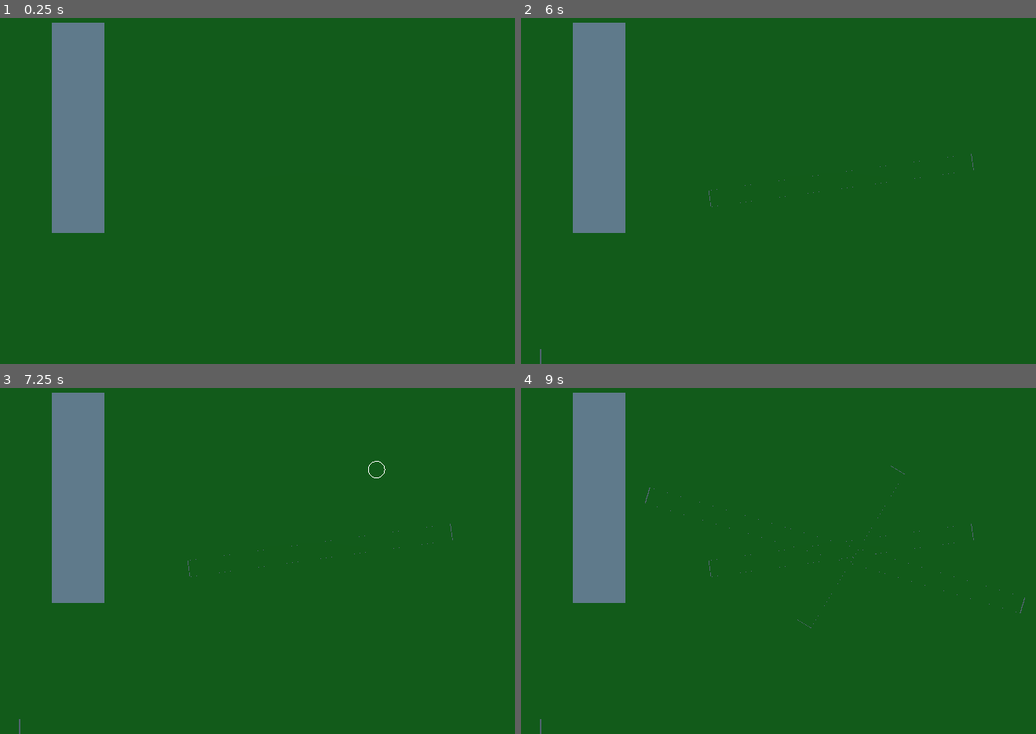
Above: before the commit, frames 1-4 (two rows, left to right).
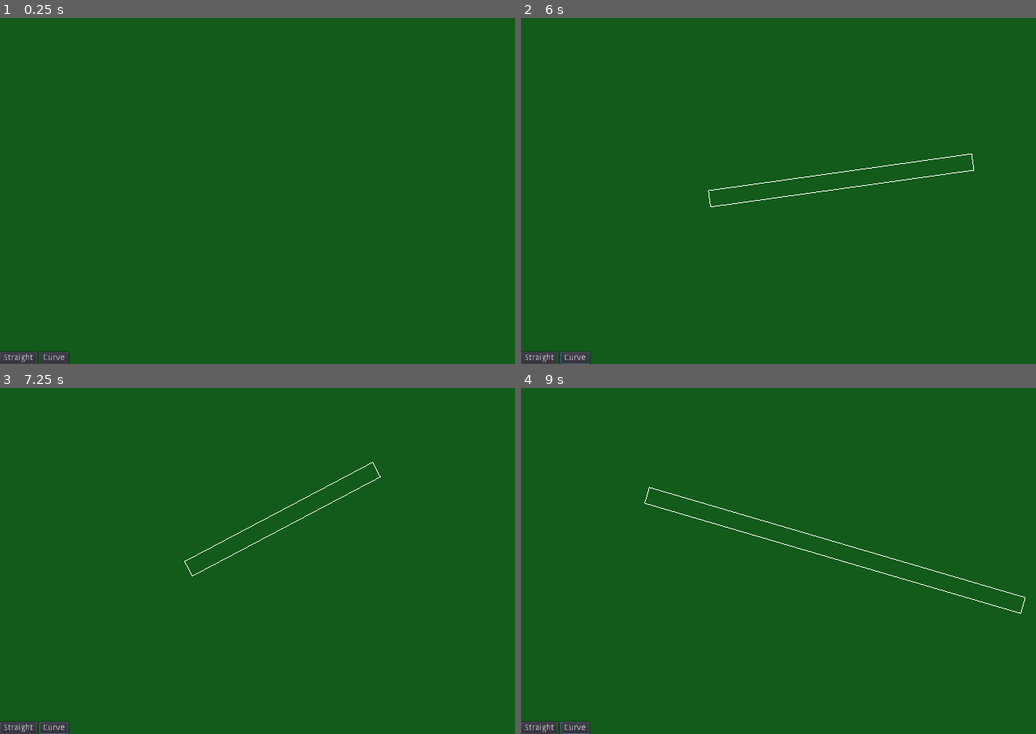
Above: after the commit, the same moments.

Repository: jeffie9/city-builder
Game: Godot game, scene res://road-builder.tscn
Two runs of this game, one before a commit and one after it. Both use one fixed random seed, a clock stepped at 60 frames per second and the inputs below.
Inputs (mouse positions are in pixels of both pictures, inside the frame that each line leads up to):
- Up to frame 1 (0.25 s): no input
- Up to frame 2 (6 s): click (541, 357) at 0.5 s, where only the run after the commit has a clickable "Straight"; click (572, 357) at 1.25 s, where only the run after the commit has a clickable "Curve"; click (541, 357) at 2 s, where only the run after the commit has a clickable "Straight"; click (572, 357) at 2.75 s, where only the run after the commit has a clickable "Curve"; click (541, 357) at 3.5 s, where only the run after the commit has a clickable "Straight"; click (572, 357) at 4.25 s, where only the run after the commit has a clickable "Curve"; tap Enter at 5 s; move the mouse to (974, 163) at 5.02 s; hold S (cam_down) 5.03-5.78 s; click (974, 163) at 5.17 s; tap Space at 5.75 s; move the mouse to (711, 197) at 5.77 s; tap A (cam_left) at 5.85 s; click (711, 197) at 5.92 s
- Up to frame 3 (7.25 s): tap Enter at 6.5 s; move the mouse to (375, 471) at 6.52 s; hold D (cam_right) from 6.53 s (still down); click (375, 471) at 6.67 s
- Up to frame 4 (9 s): tap Space at 7.25, 8.75 s; move the mouse to (804, 623) at 7.27 s; release D (cam_right) at 7.28 s; tap W (cam_up) at 7.35 s; click (804, 623) at 7.42 s; tap Enter at 8 s; move the mouse to (1025, 605) at 8.02 s; hold Mouse wheel up (cam_zoom_in) 8.03-8.78 s; click (1025, 605) at 8.17 s; move the mouse to (644, 495) at 8.77 s; tap Mouse wheel down (cam_zoom_out) at 8.85 s; click (644, 495) at 8.92 s

The runs differ from the first frame. In frame 1, 6.7% of the frame differs, in the area x 0-21%, y 1-100%; in frame 2, 6.9%; in frame 3, 6.9%; in frame 4, 7.1%, in the area x 0-99%, y 1-100%.

Commit message:
add GUI and simple snapping

Diff:
--- /dev/null
+++ b/road-builder/GUI.gd
@@ -0,0 +1,27 @@
+extends MarginContainer
+
+signal straight_selected
+signal curve_selected
+
+# Declare member variables here. Examples:
+# var a = 2
+# var b = "text"
+
+
+# Called when the node enters the scene tree for the first time.
+func _ready():
+	pass # Replace with function body.
+
+
+# Called every frame. 'delta' is the elapsed time since the previous frame.
+#func _process(delta):
+#	pass
+
+
+func _on_StraightButton_pressed():
+	emit_signal("straight_selected")
+
+
+
+func _on_CurveButton_pressed():
+	emit_signal("curve_selected")
--- /dev/null
+++ b/road-builder/GUI.tscn
@@ -0,0 +1,38 @@
+[gd_scene load_steps=2 format=2]
+
+[ext_resource path="res://GUI.gd" type="Script" id=1]
+
+[node name="GUI" type="MarginContainer"]
+anchor_top = 1.0
+anchor_right = 1.0
+anchor_bottom = 1.0
+margin_top = -20.0
+script = ExtResource( 1 )
+__meta__ = {
+"_edit_use_anchors_": false
+}
+
+[node name="HBoxContainer" type="HBoxContainer" parent="."]
+margin_right = 1024.0
+margin_bottom = 20.0
+
+[node name="VBoxContainer" type="VBoxContainer" parent="HBoxContainer"]
+margin_right = 112.0
+margin_bottom = 20.0
+
+[node name="HBoxContainer" type="HBoxContainer" parent="HBoxContainer/VBoxContainer"]
+margin_right = 112.0
+margin_bottom = 20.0
+
+[node name="StraightButton" type="Button" parent="HBoxContainer/VBoxContainer/HBoxContainer"]
+margin_right = 60.0
+margin_bottom = 20.0
+text = "Straight"
+
+[node name="CurveButton" type="Button" parent="HBoxContainer/VBoxContainer/HBoxContainer"]
+margin_left = 64.0
+margin_right = 112.0
+margin_bottom = 20.0
+text = "Curve"
+[connection signal="pressed" from="HBoxContainer/VBoxContainer/HBoxContainer/StraightButton" to="." method="_on_StraightButton_pressed"]
+[connection signal="pressed" from="HBoxContainer/VBoxContainer/HBoxContainer/CurveButton" to="." method="_on_CurveButton_pressed"]
--- a/road-builder/project.godot
+++ b/road-builder/project.godot
@@ -51,6 +51,16 @@
 "events": [ Object(InputEventMouseButton,"resource_local_to_scene":false,"resource_name":"","device":0,"alt":false,"shi …(212 unchanged characters)…
  ]
 }
+ui_save={
+"deadzone": 0.5,
+"events": [ Object(InputEventKey,"resource_local_to_scene":false,"resource_name":"","device":0,"alt":false,"shift":false,"control":true,"meta":false,"command":true,"pressed":false,"scancode":83,"unicode":0,"echo":false,"script":null)
+ ]
+}
+ui_load={
+"deadzone": 0.5,
+"events": [ Object(InputEventKey,"resource_local_to_scene":false,"resource_name":"","device":0,"alt":false,"shift":false,"control":true,"meta":false,"command":true,"pressed":false,"scancode":79,"unicode":0,"echo":false,"script":null)
+ ]
+}
 
 [rendering]
 
--- a/road-builder/road-builder.gd
+++ b/road-builder/road-builder.gd
@@ -2,7 +2,7 @@
 
 var anchor_point : Vector3
 var inter_point : Vector3
-var m = SpatialMaterial.new()
+
 # TODO better state definitions
 var state = 0
 var mode = 0   # 0 = straight, 1 = curve
@@ -13,34 +13,19 @@
 var road002 = preload("res://assets/road002.material")
 
 func _ready():
-	m.flags_unshaded = true
-	m.flags_use_point_size = true
-	m.albedo_color = Color(1.0, 1.0, 1.0, 1.0)
-
-	var material = SpatialMaterial.new()
-	material.albedo_color = Color(1,0,0,1)
-	var surfTool = SurfaceTool.new()
-	surfTool.begin(Mesh.PRIMITIVE_TRIANGLE_STRIP)
-	#surfTool.add_color(Color(1, 0, 0, 1))
-	surfTool.set_material(roadMaterial)
-	surfTool.add_normal(Vector3.UP)
-	surfTool.add_uv(Vector2.ZERO)
-	# first triangle is drawn counter-clockwise
-	surfTool.add_vertex(Vector3(-5,3,-3))
-	surfTool.add_vertex(Vector3(-4,3,-3))
-	surfTool.add_vertex(Vector3(-5,3,1))
-	surfTool.add_vertex(Vector3(-4,3,1))
-	var meshInstance = MeshInstance.new()
-	meshInstance.mesh = surfTool.commit()
-	add_child(meshInstance)
-
-
+	pass
+
+func _input(event):
+	if event.is_action_pressed("ui_save"):
+		save_game()
+	elif event.is_action_pressed("ui_load"):
+		load_game()
+		load_roads()
 
 func _on_StaticBody_input_event(camera, event, click_position, click_normal, shape_idx):
 	if event is InputEventMouseMotion:
 		if state == 0:
 			var im = get_node("cursor")
-			im.set_material_override(m)
 			im.clear()
 			# draw a circle
 			var numpoints = 64
@@ -60,7 +45,11 @@
 	if event is InputEventMouseButton and event.button_index == BUTTON_LEFT and event.pressed:
 		if state == 0:
 			state = 1
-			anchor_point = click_position
+			var pt = $Roads.get_closest_point(click_position)
+			if pt.distance_to(click_position) < 1:
+				anchor_point = pt
+			else:
+				anchor_point = click_position
 
 		elif state == 1:
 			state = 0
@@ -81,10 +70,13 @@
 #			var meshInstance = MeshInstance.new()
 #			meshInstance.mesh = surfTool.commit()
 #			add_child(meshInstance)
-			var csg = make_csg_polygon_from_two_points(anchor_point, click_position)
+			var pt = $Roads.get_closest_point(click_position)
+			if click_position.distance_to(pt) > 1:
+				pt = click_position
+			$Roads.add_straight(anchor_point, pt)
+			var csg = make_csg_polygon_from_two_points(anchor_point, pt)
 			csg.material = roadMaterial
-			add_child(csg)
-			anchor_point = click_position
+			$Roads.add_child(csg)
 
 
 #			var length = anchor_point.distance_to(click_position)
@@ -126,7 +118,11 @@
 	if event is InputEventMouseButton and event.button_index == BUTTON_LEFT and event.pressed:
 		if state == 0:
 			state = 1
-			anchor_point = click_position
+			var pt = $Roads.get_closest_point(click_position)
+			if pt.distance_to(click_position) < 1:
+				anchor_point = pt
+			else:
+				anchor_point = click_position
 
 		elif state == 1:
 			state = 2
@@ -136,9 +132,13 @@
 			state = 0
 			var im = get_node("cursor")
 			im.clear()
-			var csg = make_csg_polygon_from_points(anchor_point, inter_point, click_position)
+			var pt = $Roads.get_closest_point(click_position)
+			if click_position.distance_to(pt) > 1:
+				pt = click_position
+			$Roads.add_curve(anchor_point, inter_point, pt)
+			var csg = make_csg_polygon_from_points(anchor_point, inter_point, pt)
 			csg.material = roadMaterial
-			add_child(csg)
+			$Roads.add_child(csg)
 
 
 	if event is InputEventMouseMotion:
@@ -281,3 +281,80 @@
 	poly.set(3, Vector2( track_half_width, 0.0))
 	csg.polygon = poly
 	return csg
+
+
+func save_game():
+	var save_game = File.new()
+	save_game.open("user://savegame.save", File.WRITE)
+	var save_nodes = get_tree().get_nodes_in_group("Persist")
+	for node in save_nodes:
+		# Check the node is an instanced scene so it can be instanced again during load
+#		if node.filename.empty():
+#			print("persistent node '%s' is not an instanced scene, skipped" % node.name)
+#			continue
+
+		# Check the node has a save function
+		if !node.has_method("save"):
+			print("persistent node '%s' is missing a save() function, skipped" % node.name)
+			continue
+
+		# Call the node's save function
+		var node_data = node.call("save")
+
+		# Store the save dictionary as a new line in the save file
+		save_game.store_line(to_json(node_data))
+	save_game.close()
+
+func load_game():
+	var save_game = File.new()
+	if not save_game.file_exists("user://savegame.save"):
+		return # Error! We don't have a save to load.
+
+	# We need to revert the game state so we're not cloning objects
+	# during loading. This will vary wildly depending on the needs of a
+	# project, so take care with this step.
+	# For our example, we will accomplish this by deleting saveable objects.
+	var save_nodes = get_tree().get_nodes_in_group("Persist")
+#	for i in save_nodes:
+#		i.queue_free()
+
+	# Load the file line by line and process that dictionary to restore
+	# the object it represents.
+	save_game.open("user://savegame.save", File.READ)
+	while save_game.get_position() < save_game.get_len():
+		# Get the saved dictionary from the next line in the save file
+		var node_data = parse_json(save_game.get_line())
+
+		# Firstly, we need to create the object and add it to the tree and set its position.
+#		var new_object = load(node_data["filename"]).instance()
+#		get_node(node_data["parent"]).add_child(new_object)
+#		new_object.position = Vector2(node_data["pos_x"], node_data["pos_y"])
+
+		# This node is part of the main scene
+		var new_object = get_node(node_data["path"])
+
+		# Now we set the remaining variables.
+		for i in node_data.keys():
+			if i == "filename" or i == "parent" or i == "path":
+				continue
+			new_object.set(i, node_data[i])
+	save_game.close()
+
+func load_roads():
+	for seg in $Roads.road_segments:
+		var csg
+		if seg.size() == 3:
+			csg = make_csg_polygon_from_points(seg[0], seg[1], seg[2])
+		elif seg.size() == 2:
+			csg = make_csg_polygon_from_two_points(seg[0], seg[1])
+		csg.material = roadMaterial
+		$Roads.add_child(csg)
+
+func _on_GUI_curve_selected():
+	mode = 1
+	state = 0
+
+
+func _on_GUI_straight_selected():
+	mode = 0
+	state = 0
--- a/road-builder/road-builder.tscn
+++ b/road-builder/road-builder.tscn
@@ -1,6 +1,8 @@
-[gd_scene load_steps=6 format=2]
+[gd_scene load_steps=9 format=2]
 
 [ext_resource path="res://road-builder.gd" type="Script" id=1]
+[ext_resource path="res://roads.gd" type="Script" id=2]
+[ext_resource path="res://GUI.tscn" type="PackedScene" id=3]
 
 [sub_resource type="SpatialMaterial" id=1]
 albedo_color = Color( 0.0823529, 0.431373, 0.054902, 1 )
@@ -11,6 +13,10 @@
 [sub_resource type="ConvexPolygonShape" id=3]
 points = PoolVector3Array( 10, 0, 10, -10, 0, 10, 10, 0, -10, -10, 0, -10 )
 
+[sub_resource type="SpatialMaterial" id=5]
+flags_unshaded = true
+flags_use_point_size = true
+
 [sub_resource type="SpatialMaterial" id=4]
 flags_unshaded = true
 flags_use_point_size = true
@@ -19,6 +25,8 @@
 
 [node name="Spatial" type="Spatial"]
 script = ExtResource( 1 )
+
+[node name="GUI" parent="." instance=ExtResource( 3 )]
 
 [node name="MeshInstance" type="MeshInstance" parent="."]
 material_override = SubResource( 1 )
@@ -31,6 +39,7 @@
 shape = SubResource( 3 )
 
 [node name="cursor" type="ImmediateGeometry" parent="."]
+material_override = SubResource( 5 )
 
 [node name="debug_cursor" type="ImmediateGeometry" parent="."]
 material_override = SubResource( 4 )
@@ -38,4 +47,11 @@
 [node name="Camera" type="Camera" parent="."]
 transform = Transform( 1, 0, 0, 0, -1.62921e-07, 1, 0, -1, -1.62921e-07, 0, 8, 0 )
 current = true
+
+[node name="Roads" type="MultiMeshInstance" parent="." groups=[
+"Persist",
+]]
+script = ExtResource( 2 )
+[connection signal="curve_selected" from="GUI" to="." method="_on_GUI_curve_selected"]
+[connection signal="straight_selected" from="GUI" to="." method="_on_GUI_straight_selected"]
 [connection signal="input_event" from="MeshInstance/StaticBody" to="." method="_on_StaticBody_input_event"]
--- /dev/null
+++ b/road-builder/roads.gd
@@ -0,0 +1,54 @@
+extends MultiMeshInstance
+
+var road_segments = [] setget set_road_segments, get_road_segments
+
+func _ready():
+	pass # Replace with function body.
+
+func add_straight(p1, p2):
+	road_segments.push_back(PoolVector3Array([p1, p2]))
+
+func add_curve(p1, p2, p3):
+	road_segments.push_back(PoolVector3Array([p1, p2, p3]))
+
+func set_road_segments(value):
+	var tmp_array = []
+	for seg in value:
+		var arr = PoolVector3Array()
+		for i in range(0, seg.size(), 3):
+			arr.push_back(Vector3(seg[i], seg[i+1], seg[i+2]))
+		tmp_array.push_back(arr)
+	road_segments = tmp_array
+	print(road_segments)
+
+func get_road_segments():
+	return road_segments
+
+func get_closest_point(pt: Vector3) -> Vector3 :
+	# default to point that should be too far away
+	var closest = Vector3(999999, 999999, 999999)
+	if road_segments.size() > 0:
+		var minDist = 9999999
+		for seg in road_segments:
+			for sp in seg:
+				var d = pt.distance_to(sp)
+				if d < minDist:
+					minDist = d
+					closest = sp
+	return closest
+
+func save():
+	# convert to array of array of floats
+	var segments = []
+	for seg in road_segments:
+		var tmp_array = []
+		for pt in seg:
+			tmp_array.push_back(pt.x)
+			tmp_array.push_back(pt.y)
+			tmp_array.push_back(pt.z)
+		segments.push_back(tmp_array)
+	var save_dict = {
+		"path" : get_path(),
+		"road_segments" : segments
+	}
+	return save_dict
